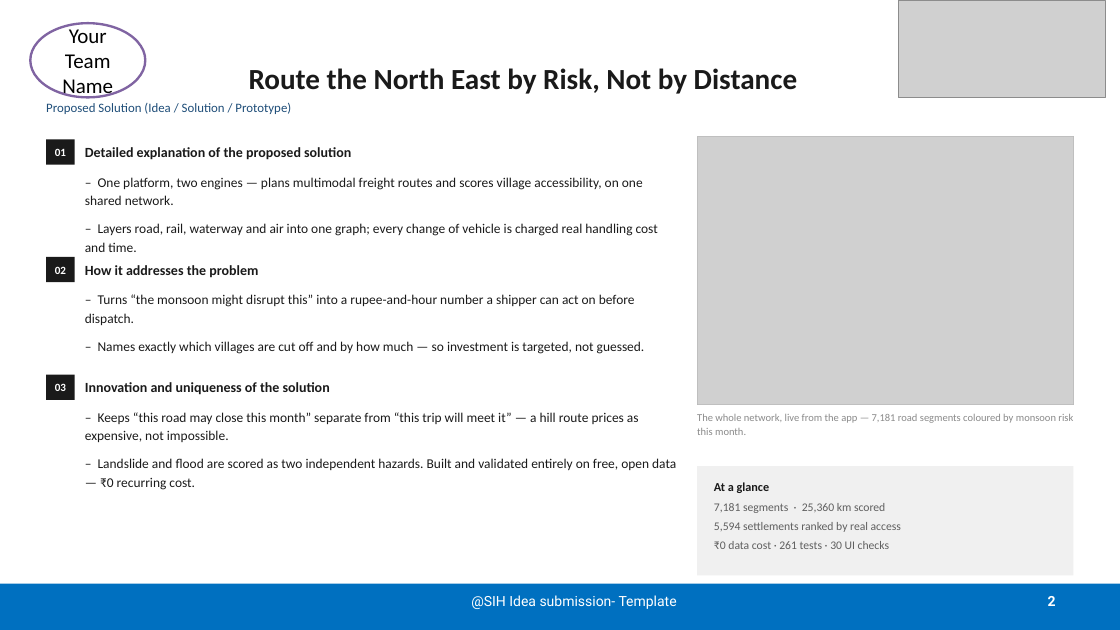
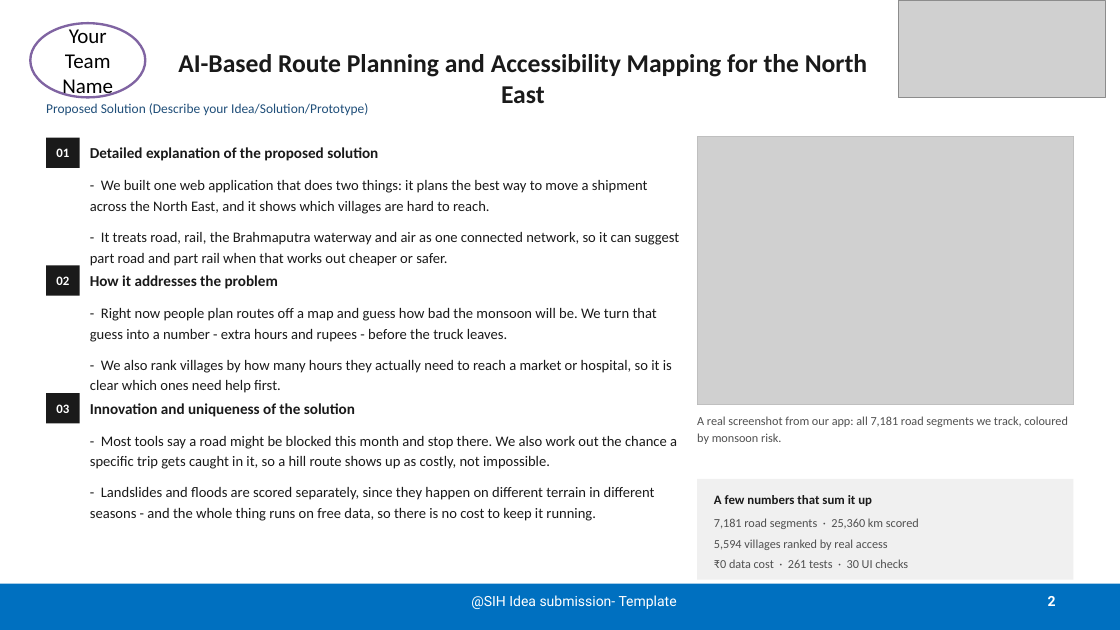
Before and after one commit to Jeffrey2600/Logistics_sih, a slide deck: slide 2 of docs/presentation/SIH26002_NER_Logistics_Submission6.pptx. Drawn at 1120x630 pixels with LibreOffice and Linux fonts; fonts in the diff are those of the drawing; grey boxes stand for pictures. Boxes give left, top, right and bottom in pixels: in the first picture for what was removed or moved away, otherwise in the second. Text is boxed around its words. In the diff, an @@ line names an element or a change of style, - is before the commit and + after.

```diff
--- a/docs/presentation/SIH26002_NER_Logistics_Submission6.pptx
+++ b/docs/presentation/SIH26002_NER_Logistics_Submission6.pptx
@@ title at [178, 54, 867, 103]: text changed; size 25 to 22 pt @@
-Route the North East by Risk, Not by Distance
+AI-Based Route Planning and Accessibility Mapping for the North East
@@ text at [46, 103, 368, 115]: text changed; size 11 to 11.5 pt @@
-Proposed Solution (Idea / Solution / Prototype)
+Proposed Solution (Describe your Idea/Solution/Prototype)
@@ rectangle: place and size @@
-rectangle at [46, 139, 75, 165]
+rectangle at [46, 138, 80, 168]
@@ text at [90, 180, 680, 263]: text changed; size 11.5 to 12.5 pt @@
-– One platform, two engines — plans multimodal freight routes and scores village accessibility, on one shared network.
-– Layers road, rail, waterway and air into one graph; every change of vehicle is charged real handling cost and time.
+- We built one web application that does two things: it plans the best way to move a shipment across the North East, and it shows which villages are hard to reach.
+- It treats road, rail, the Brahmaputra waterway and air as one connected network, so it can suggest part road and part rail when that works out cheaper or safer.
@@ text "02": place and size @@
-text "02" at [55, 266, 66, 274]
+text "02" at [56, 276, 69, 285]
@@ rectangle: place and size @@
-rectangle at [46, 257, 75, 282]
+rectangle at [46, 266, 80, 296]
@@ text "How it addresses the problem": place and size @@
-text "How it addresses the problem" at [85, 265, 258, 278]
+text "How it addresses the problem" at [90, 275, 278, 289]
@@ text at [90, 308, 672, 393]: text changed; size 11.5 to 12.5 pt @@
-– Turns “the monsoon might disrupt this” into a rupee-and-hour number a shipper can act on before dispatch.
-– Names exactly which villages are cut off and by how much — so investment is targeted, not guessed.
+- Right now people plan routes off a map and guess how bad the monsoon will be. We turn that guess into a number - extra hours and rupees - before the truck leaves.
+- We also rank villages by how many hours they actually need to reach a market or hospital, so it is clear which ones need help first.
@@ size 9.5 to 11 pt in 3 elements at [56, 148, 69, 157], [56, 276, 69, 285], [56, 404, 69, 413] @@
@@ text "03": place and size @@
-text "03" at [55, 383, 66, 391]
+text "03" at [56, 404, 69, 413]
@@ rectangle: place and size @@
-rectangle at [46, 375, 75, 400]
+rectangle at [46, 393, 80, 423]
@@ size 12 to 13 pt in 3 elements at [90, 147, 378, 161], [90, 275, 278, 289], [90, 403, 355, 417] @@
@@ text "Innovation and uniqueness of the ...": place and size @@
-text "Innovation and uniqueness of the ..." at [85, 382, 330, 395]
+text "Innovation and uniqueness of the ..." at [90, 403, 355, 417]
@@ text at [697, 416, 1068, 444]: text changed; size 9 to 10.5 pt; text colour #8A8A8A to #505050 @@
-The whole network, live from the app — 7,181 road segments coloured by monsoon risk this month.
+A real screenshot from our app: all 7,181 road segments we track, coloured by monsoon risk.
@@ text at [90, 436, 677, 521]: text changed; size 11.5 to 12.5 pt @@
-– Keeps “this road may close this month” separate from “this trip will meet it” — a hill route prices as expensive, not impossible.
-– Landslide and flood are scored as two independent hazards. Built and validated entirely on free, open data — ₹0 recurring cost.
+- Most tools say a road might be blocked this month and stop there. We also work out the chance a specific trip gets caught in it, so a hill route shows up as costly, not impossible.
+- Landslides and floods are scored separately, since they happen on different terrain in different seasons - and the whole thing runs on free data, so there is no cost to keep it running.
@@ rectangle: place and size @@
-rectangle at [697, 466, 1074, 576]
+rectangle at [697, 479, 1074, 580]
@@ text at [714, 495, 919, 550]: text changed; size 10 to 10.5 pt; text colour #5F5F5F to #505050 @@
-At a glance
-7,181 segments · 25,360 km scored
-5,594 settlements ranked by real access
+A few numbers that sum it up
+7,181 road segments · 25,360 km scored
+5,594 villages ranked by real access
@@ text "A few numbers that sum ...": place and size @@
-text "A few numbers that sum ..." at [714, 482, 901, 549]
+text "A few numbers that sum ..." at [714, 495, 919, 568]
@@ text at [714, 559, 908, 568]: size 10 to 10.5 pt, text colour #5F5F5F to #505050 in "₹0 data cost · 261 tests · ..."; line spacing 1.12 to 1.15 @@
```
Also in this commit, not shown: 5 other slides changed, 2 other files.
